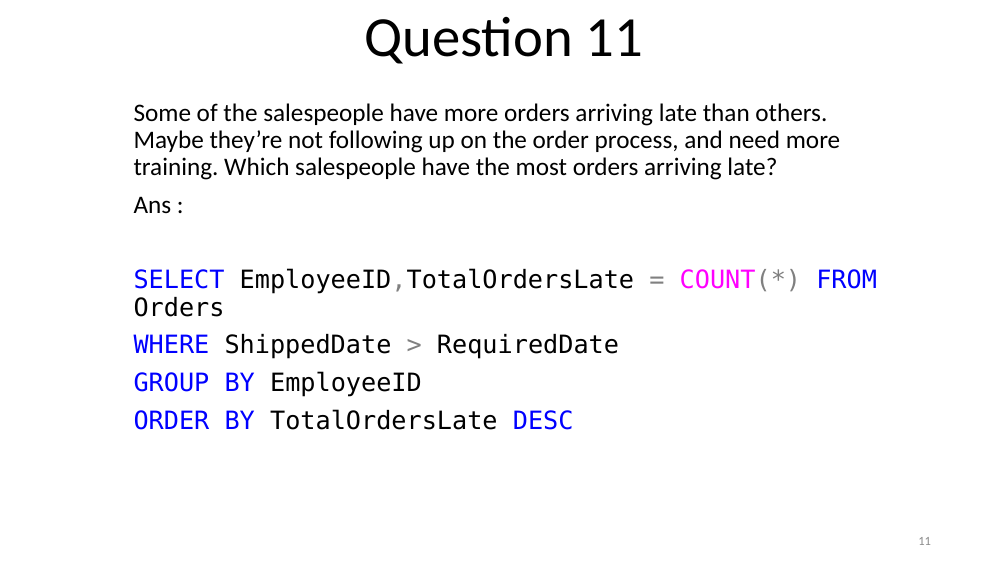
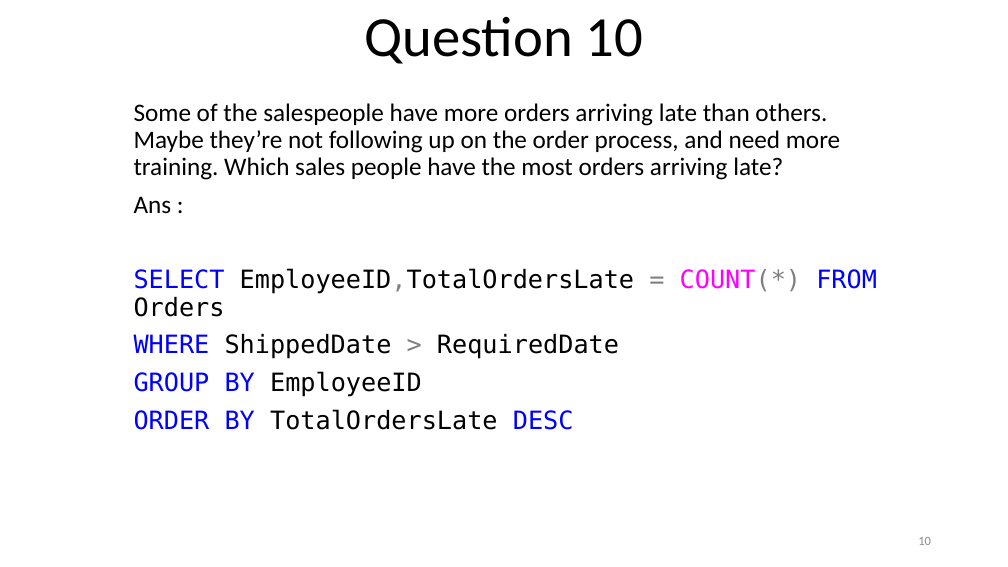
Before and after one commit to KaustubhSathe/sql-challenges, a slide deck: slide 10 of 3. Northwind Challenges/Advanced-Problems.pptm (slide 11 before the commit). Drawn at 1008x567 pixels with LibreOffice and Linux fonts; fonts in the diff are those of the drawing. Boxes give left, top, right and bottom in pixels: in the first picture for what was removed or moved away, otherwise in the second. Text is boxed around its words. In the diff, an @@ line names an element or a change of style, - is before the commit and + after.

```diff
--- a/3. Northwind Challenges/Advanced-Problems.pptm
+++ b/3. Northwind Challenges/Advanced-Problems.pptm
@@ title at (364,17,643,64): text changed @@
-Question 11
+Question 10
@@ subtitle at (134,103,840,180): spaces changed @@
-Some of the salespeople have more orders arriving late than others. Maybe they’re not following up on the order process, and need more training. Which salespeople have the most orders arriving late?
+Some of the salespeople have more orders arriving late than others. Maybe they’re not following up on the order process, and need more training. Which sales people have the most orders arriving late?
@@ page number at (918,537,931,545): text changed @@
-11
+10
```
Also in this commit, not shown: 15 other slides changed, 2 slides added, 6 slides removed, 5 other files.
